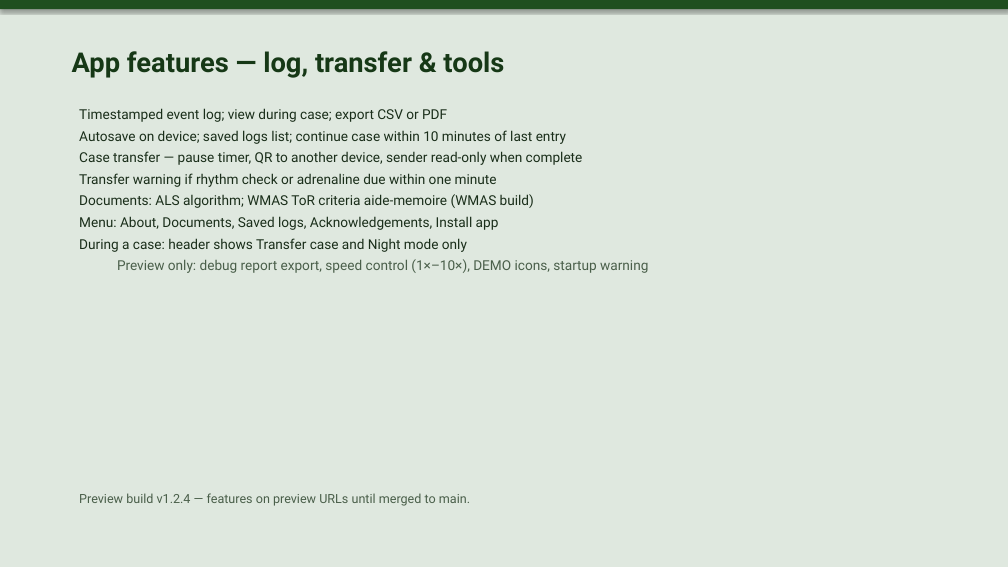
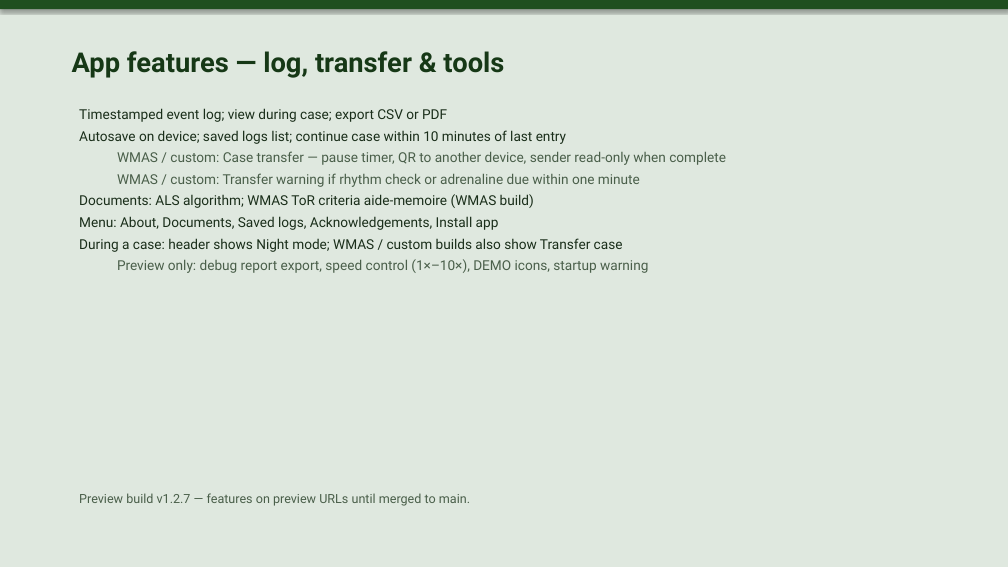
Before and after one commit to unicornfss/resusci-time, a slide deck: slide 4 of Resusci-Time-QI-and-Technical-Overview-new.pptx. Drawn at 1008x567 pixels with LibreOffice and Linux fonts; fonts in the diff are those of the drawing. Boxes give left, top, right and bottom in pixels: in the first picture for what was removed or moved away, otherwise in the second. Text is boxed around its words. In the diff, an @@ line names an element or a change of style, - is before the commit and + after.

Commit message:
Add scroll hint, mobile timer layout, trust config
Introduce a mobile-friendly timer-bar layout and a bottom "scroll for checklist" hint: new CSS rules, a ScrollBelowFoldHint component, and a useBelowFoldHint hook to show a prompt on narrow screens. Make case-transfer and related trust features configurable: add defaults and resolvers, simplify WMAS trust config (use booleans for codeShock/prolongedVfTorGate), and gate UI/actions (transfer buttons/modals) on the resolved caseTransfer feature. Change case-continuation logic to use protocol-minute window (timeScale-aware) and block continuation after patient handover. Bump app version and preview changelog, and update the PPTX generator script to read package.json/changelog and include version history slides. Minor copy tweaks (About, handover modal) and assorted UI/behavior adjustments tied to the above changes.

```diff
--- a/Resusci-Time-QI-and-Technical-Overview-new.pptx
+++ b/Resusci-Time-QI-and-Technical-Overview-new.pptx
@@ text at (x1=117, y1=151, x2=726, y2=187): text changed; text colour #1A2E1A to #4A5F4A @@
-Case transfer — pause timer, QR to another device, sender read-only when complete
-Transfer warning if rhythm check or adrenaline due within one minute
+  WMAS / custom: Case transfer — pause timer, QR to another device, sender read-only when complete
+  WMAS / custom: Transfer warning if rhythm check or adrenaline due within one minute
@@ text at (x1=79, y1=238, x2=623, y2=252): text changed @@
-During a case: header shows Transfer case and Night mode only
+During a case: header shows Night mode; WMAS / custom builds also show Transfer case
@@ text at (x1=79, y1=493, x2=470, y2=506): text changed @@
-Preview build v1.2.4 — features on preview URLs until merged to main.
+Preview build v1.2.7 — features on preview URLs until merged to main.
```
Also in this commit, not shown: 7 other slides changed, 7 slides added, 1 slide removed, 19 other files.
